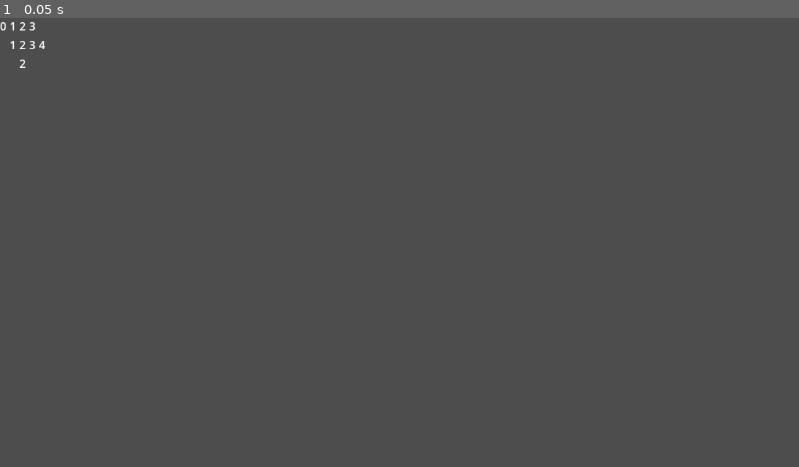
Above: before the commit, frame 1.
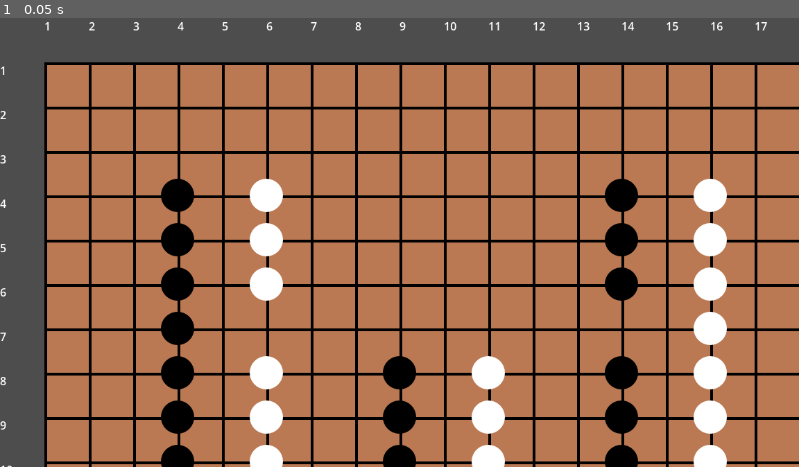
Above: after the commit, the same moment.

Repository: MichalHrbek/gdgo
Game: Godot game, scene res://scenes/main.tscn
The game is run twice, just before and just after one commit, with the same random seed, the same clock (stepped at 60 frames per second) and the same inputs. Before the commit the project starts from res://main.tscn.
Inputs:
- Up to frame 1 (0.05 s): no input

The runs differ from the first frame. In frame 1, 86% of the frame differs, in the area x 0-100%, y 0-100%.

Commit message:
Added basic UI

Diff:
--- /dev/null
+++ b/assets/board_grid.svg
@@ -0,0 +1,5 @@
+<svg xmlns="http://www.w3.org/2000/svg" width="64" height="64" viewBox="0 0 64 64" fill="none">
+  <line x1="2" y1="0" x2="2" y2="64" stroke="black" stroke-width="4" />
+
+  <line x1="0" y1="2" x2="64" y2="2" stroke="black" stroke-width="4" />
+</svg>
--- a/main.tscn
+++ /dev/null
@@ -1,20 +0,0 @@
-[gd_scene format=3 uid="uid://bcxwy2weokxef"]
-
-[ext_resource type="Script" uid="uid://dlpfgk8x0nyla" path="res://scripts/sgf/sgf.gd" id="1_ig7tw"]
-[ext_resource type="Script" uid="uid://cftxeap8dnx5r" path="res://scripts/sgf/sgf_tree_vis.gd" id="2_0xm2m"]
-
-[node name="Node2D" type="Node2D" unique_id=1049589408]
-
-[node name="Node" type="Node" parent="." unique_id=1646888487]
-script = ExtResource("1_ig7tw")
-
-[node name="CanvasLayer" type="CanvasLayer" parent="." unique_id=816240048]
-
-[node name="SgfTreeVis" type="GridContainer" parent="CanvasLayer" unique_id=924592565]
-anchors_preset = 15
-anchor_right = 1.0
-anchor_bottom = 1.0
-grow_horizontal = 2
-grow_vertical = 2
-size_flags_horizontal = 3
-script = ExtResource("2_0xm2m")
--- /dev/null
+++ b/scenes/board_piece.tscn
@@ -0,0 +1,45 @@
+[gd_scene format=3 uid="uid://bt7eoyoj6yo3e"]
+
+[ext_resource type="Script" uid="uid://c6lui3xkwn8j" path="res://scripts/go/ui/board_piece.gd" id="1_kovof"]
+[ext_resource type="Texture2D" uid="uid://dj6dm1nhvvsii" path="res://assets/board_grid.svg" id="1_wmxh2"]
+[ext_resource type="Texture2D" uid="uid://fq2hhuxbx540" path="res://assets/stone_black.svg" id="2_kovof"]
+[ext_resource type="Texture2D" uid="uid://b2x8jeis2ij54" path="res://assets/stone_white.svg" id="3_my1nj"]
+
+[node name="BoardPiece" type="Control" unique_id=509857418 node_paths=PackedStringArray("black_stone", "white_stone")]
+layout_mode = 3
+anchors_preset = 0
+offset_right = 64.0
+offset_bottom = 64.0
+script = ExtResource("1_kovof")
+black_stone = NodePath("StoneBlack")
+white_stone = NodePath("StoneWhite")
+
+[node name="Wood" type="ColorRect" parent="." unique_id=1202563979]
+layout_mode = 0
+offset_right = 64.0
+offset_bottom = 64.0
+color = Color(0.7294118, 0.4745098, 0.32156864, 1)
+
+[node name="Grid" type="TextureRect" parent="." unique_id=1384600404]
+layout_mode = 0
+offset_right = 64.0
+offset_bottom = 64.0
+texture = ExtResource("1_wmxh2")
+
+[node name="StoneWhite" type="TextureRect" parent="." unique_id=1290633242]
+visible = false
+layout_mode = 0
+offset_left = -32.0
+offset_top = -32.0
+offset_right = 32.0
+offset_bottom = 32.0
+texture = ExtResource("3_my1nj")
+
+[node name="StoneBlack" type="TextureRect" parent="." unique_id=151266631]
+visible = false
+layout_mode = 0
+offset_left = -32.0
+offset_top = -32.0
+offset_right = 32.0
+offset_bottom = 32.0
+texture = ExtResource("2_kovof")
--- /dev/null
+++ b/scenes/main.tscn
@@ -0,0 +1,30 @@
+[gd_scene format=3 uid="uid://bcxwy2weokxef"]
+
+[ext_resource type="Script" uid="uid://dlpfgk8x0nyla" path="res://scripts/sgf/sgf.gd" id="1_jyhfs"]
+[ext_resource type="Script" uid="uid://d4bwd2p4ppo3l" path="res://scripts/go/ui/board.gd" id="2_tbgi4"]
+[ext_resource type="Script" uid="uid://cftxeap8dnx5r" path="res://scripts/sgf/sgf_tree_vis.gd" id="3_tefeu"]
+
+[node name="Node2D" type="Node2D" unique_id=1049589408]
+
+[node name="Node" type="Node" parent="." unique_id=1646888487]
+script = ExtResource("1_jyhfs")
+
+[node name="CanvasLayer" type="CanvasLayer" parent="." unique_id=816240048]
+
+[node name="GameBoard" type="GridContainer" parent="CanvasLayer" unique_id=1065108175]
+offset_right = 40.0
+offset_bottom = 40.0
+theme_override_constants/h_separation = 0
+theme_override_constants/v_separation = 0
+script = ExtResource("2_tbgi4")
+
+[node name="SgfTreeVis" type="GridContainer" parent="CanvasLayer" unique_id=924592565 node_paths=PackedStringArray("board")]
+visible = false
+anchors_preset = 15
+anchor_right = 1.0
+anchor_bottom = 1.0
+grow_horizontal = 2
+grow_vertical = 2
+size_flags_horizontal = 3
+script = ExtResource("3_tefeu")
+board = NodePath("../GameBoard")
--- /dev/null
+++ b/scripts/go/arrow.gd
@@ -0,0 +1,5 @@
+class_name Arrow
+extends RefCounted
+
+var start: Vector2i
+var end: Vector2i
--- /dev/null
+++ b/scripts/go/game_state.gd
@@ -0,0 +1,58 @@
+class_name GameState
+extends RefCounted
+
+const WHITE = Stone.StoneColor.WHITE
+const BLACK = Stone.StoneColor.BLACK
+
+var board_size: Vector2i = Vector2i(19,19)
+var stones: Dictionary[Vector2i, Stone] = {}
+var to_play: Stone.StoneColor = BLACK
+var comment := ""
+
+var arrows: Array[Arrow] = []
+var lines: Array[Line] = []
+
+func get_stone(pos: Vector2i) -> Stone:
+	if not pos in stones:
+		stones[pos] = Stone.new()
+	return stones[pos]
+
+static func from_sgf(node: SGF.SgfNode) -> GameState:
+	var s = GameState.new()
+	var tree = node.build_tree()
+
+	for n in tree:
+		for p in n.properties:
+			var value = n.properties[p]
+			match p:
+				"B":
+					assert(value is SgfTypes.SgfPoint)
+					s.get_stone(value.to_ivec()).color = BLACK
+					s.to_play = WHITE
+				"W":
+					assert(value is SgfTypes.SgfPoint)
+					s.get_stone(value.to_ivec()).color = Stone.StoneColor.WHITE
+					s.to_play = BLACK
+				"AB":
+					assert(value is SgfTypes.SgfPointList)
+					for i in value.points:
+						s.get_stone(i).color = BLACK
+				"AW":
+					assert(value is SgfTypes.SgfPointList)
+					for i in value.points:
+						s.get_stone(i).color = WHITE
+				"SZ":
+					assert(value is SgfTypes.SgfCompose)
+					assert(value.left_value is SgfTypes.SgfNumber)
+					if value.right_value:
+						assert(value.right_value is SgfTypes.SgfNumber)
+						s.board_size = Vector2i(value.left_value.value, value.right_value.value)
+					else:
+						s.board_size = Vector2i(value.left_value.value, value.left_value.value)
+
+	for p in node.properties:
+		var value = node.properties[p]
+		match p:
+			"C":
+				s.comment = value.value
+	return s
--- /dev/null
+++ b/scripts/go/line.gd
@@ -0,0 +1,5 @@
+class_name Line
+extends RefCounted
+
+var start: Vector2i
+var end: Vector2i
--- /dev/null
+++ b/scripts/go/stone.gd
@@ -0,0 +1,21 @@
+class_name Stone
+extends RefCounted
+
+var color: StoneColor = StoneColor.NONE
+var markup: StoneMarkup = StoneMarkup.NONE
+var dim: bool = false
+
+enum StoneColor {
+	NONE,
+	WHITE,
+	BLACK,
+}
+
+enum StoneMarkup {
+	NONE,
+	CIRCLE,
+	CROSS,
+	SELECTED,
+	SQUARE,
+	TRIANGLE,
+}
--- /dev/null
+++ b/scripts/go/ui/board.gd
@@ -0,0 +1,40 @@
+class_name Board
+extends GridContainer
+
+var control_grid: Dictionary[Vector2i, Control] = {}
+var rows := 0
+
+const board_piece_scene: PackedScene = preload("res://scenes/board_piece.tscn")
+
+func create(state: GameState) -> void:
+	columns = state.board_size.x+1
+	rows = state.board_size.y+1
+
+	print(state.comment)
+
+	for y in range(rows):
+		for x in range(columns):
+			var pos := Vector2i(x,y)
+			var c := Control.new()
+			c.custom_minimum_size = Vector2(64, 64)
+			control_grid[pos] = c
+			add_child(c)
+
+	for i in range(state.board_size.y):
+		var label := Label.new()
+		label.text = str(i+1)
+		control_grid[Vector2i(0,i+1)].add_child(label)
+
+	for i in range(state.board_size.x):
+		var label := Label.new()
+		label.text = str(i+1)
+		control_grid[Vector2i(i+1,0)].add_child(label)
+
+	for y in range(state.board_size.y):
+		for x in range(state.board_size.x):
+			var pos := Vector2i(x,y) + Vector2i.ONE
+
+			var piece: BoardPiece = board_piece_scene.instantiate()
+			piece.update(state.get_stone(pos))
+
+			control_grid[pos].add_child(piece)
--- /dev/null
+++ b/scripts/go/ui/board_piece.gd
@@ -0,0 +1,19 @@
+class_name BoardPiece
+extends Control
+
+var star := false
+@export var black_stone: Control
+@export var white_stone: Control
+
+func update(stone: Stone) -> void:
+	if stone.color == Stone.StoneColor.WHITE:
+		#print("WHITE")
+		white_stone.show()
+		black_stone.hide()
+	elif stone.color == Stone.StoneColor.BLACK:
+		#print("BLACK")
+		white_stone.hide()
+		black_stone.show()
+	else:
+		white_stone.hide()
+		black_stone.hide()
--- a/scripts/sgf/sgf.gd
+++ b/scripts/sgf/sgf.gd
@@ -18,6 +18,16 @@
 			properties[key] = SgfTypes.PROP_TYPES[key].call(values)
 		elif LOG_LEVEL > 0:
 			print("Unknown property: ", key, values)
+
+	func build_tree() -> Array[SgfNode]:
+		var tree: Array[SgfNode] = [self]
+		var top: SgfNode = self
+		while top.parent != null:
+			top = top.parent
+			tree.append(top)
+
+		tree.reverse()
+		return tree
 
 class SgfFile:
 	const WHITESPACE = " \n\r\t"
--- a/scripts/sgf/sgf_tree_vis.gd
+++ b/scripts/sgf/sgf_tree_vis.gd
@@ -1,4 +1,6 @@
 extends GridContainer
+
+@export var board: Board
 
 var root: SGF.SgfNode
 
@@ -9,14 +11,16 @@
 
 func _ready() -> void:
 	#var s := SGF.SgfFile.new("(;FF[4]GM[1]SZ[19];B[aa];W[bb];B[cc];W[dd];B[ad];W[bd])")
-	#var s := SGF.SgfFile.new(FileAccess.open("res://examples/ff4_ex.sgf.txt", FileAccess.READ).get_as_text())
-	var s := SGF.SgfFile.new(FileAccess.open("res://examples/tree.sgf.txt", FileAccess.READ).get_as_text())
+	var s := SGF.SgfFile.new(FileAccess.open("res://examples/ff4_ex.sgf.txt", FileAccess.READ).get_as_text())
+	#var s := SGF.SgfFile.new(FileAccess.open("res://examples/tree.sgf.txt", FileAccess.READ).get_as_text())
 	s.parse()
 	print(s.roots)
 	print(len(s.roots))
 	root = s.roots[0]
 	walk(root, 0, 0, 0)
 	vis()
+	print(by_id[18].properties)
+	board.create(GameState.from_sgf(by_id[19]))
 
 func walk(node: SGF.SgfNode, x: int, y: int, index: int) -> int:
 	by_id[index] = node
@@ -24,7 +28,6 @@
 	by_pos[Vector2i(x,y)] = node
 	pos_by[node] = Vector2i(x,y)
 	for i in range(len(node.children)):
-		print(index)
 		index = walk(node.children[i], x+1, y+i, index+1)
 	return index
 
--- a/scripts/sgf/sgf_types.gd
+++ b/scripts/sgf/sgf_types.gd
@@ -1,86 +1,92 @@
 class_name SgfTypes
 
 static var PROP_TYPES: Dictionary[String, Callable] = {
-# Move props
-	"B": SgfPoint.new,
-	"KO": SgfNone.new, # NOTE: KO is in the FF[4] docs but KM is in the example and on wikipedia
-	"KM": SgfNone.new,
-	"MN": SgfNumber.new,
-	"W": SgfPoint.new,
+	# Move props
+	"B": SgfPoint.new,                      # Black move
+	"KO": SgfNone.new,                      # Execute move even if illegal (e.g., Ko violation)
+	"MN": SgfNumber.new,                    # Set move number
+	"W": SgfPoint.new,                      # White move
 
 	# Setup props
-	"AB": SgfPointList.new,
-	"AE": SgfPointList.new,
-	"AW": SgfPointList.new,
-	"PL": SgfColor.new,
+	"AB": SgfPointList.new,                 # Add Black stones
+	"AE": SgfPointList.new,                 # Add Empty (clear points)
+	"AW": SgfPointList.new,                 # Add White stones
+	"PL": SgfColor.new,                     # Player whose turn it is to play
 
 	# Node annotation props
-	"C": SgfText.new,
-	"DM": SgfDouble.new,
-	"GB": SgfDouble.new,
-	"GW": SgfDouble.new,
-	"HO": SgfDouble.new,
-	"N": SgfText.new,
-	"UC": SgfDouble.new,
-	"V": SgfReal.new,
+	"C": SgfText.new,                       # Comment text
+	"DM": SgfDouble.new,                    # Position is even (even result for both)
+	"GB": SgfDouble.new,                    # Good for Black
+	"GW": SgfDouble.new,                    # Good for White
+	"HO": SgfDouble.new,                    # Hotspot (interesting/decisive position)
+	"N": SgfText.new,                       # Node name
+	"UC": SgfDouble.new,                    # Position is unclear
+	"V": SgfReal.new,                       # Node value (estimated score; positive for B, negative for W)
 
 	# Move annotation props
-	"BM": SgfDouble.new,
-	"DO": SgfNone.new,
-	"IT": SgfNone.new,
-	"TE": SgfDouble.new,
+	"BM": SgfDouble.new,                    # Bad move
+	"DO": SgfNone.new,                      # Doubtful move
+	"IT": SgfNone.new,                      # Interesting move
+	"TE": SgfDouble.new,                    # Tesuji (good move)
 
 	# Markup props
-	"AR": SgfList.new.bind(SgfCompose.new.bind(SgfPoint.new, SgfPoint.new)),
-	"CR": SgfPointList.new,
-	"DD": SgfPointList.new.bind(true),
-	"LB": SgfList.new.bind(SgfCompose.new.bind(SgfPoint.new, SgfText.new)),
-	"LN": SgfList.new.bind(SgfCompose.new.bind(SgfPoint.new, SgfPoint.new)),
-	"MA": SgfPointList.new,
-	"SQ": SgfPointList.new,
-	"TR": SgfPointList.new, # NOTE: TW, TB
+	"AR": SgfList.new.bind(SgfCompose.new.bind(SgfPoint.new, SgfPoint.new)), # Draw arrow
+	"CR": SgfPointList.new,                 # Circle markup
+	"DD": SgfPointList.new.bind(true),      # Dim/grey out points
+	"LB": SgfList.new.bind(SgfCompose.new.bind(SgfPoint.new, SgfText.new)),  # Text label on board
+	"LN": SgfList.new.bind(SgfCompose.new.bind(SgfPoint.new, SgfPoint.new)), # Draw line
+	"MA": SgfPointList.new,                 # Mark with 'X'
+	"SL": SgfPointList.new,                 # Selected points
+	"SQ": SgfPointList.new,                 # Square markup
+	"TR": SgfPointList.new,                 # Triangle markup
 
 	# Root props
-	"AP": SgfCompose.new.bind(SgfText.new, SgfText.new),
-	"CA": SgfText.new,
-	"FF": SgfNumber.new,
-	"GM": SgfNumber.new,
-	"ST": SgfNumber.new,
-	"SZ": SgfCompose.new.bind(SgfNumber.new, SgfNumber.new),
+	"AP": SgfCompose.new.bind(SgfText.new, SgfText.new), # Application name and version
+	"CA": SgfText.new,                      # Charset/encoding used for text
+	"FF": SgfNumber.new,                    # File format version
+	"GM": SgfNumber.new,                    # Game type (e.g., 1 = Go, 2 = Othello, 3 = Chess)
+	"ST": SgfNumber.new,                    # Style of variation display
+	"SZ": SgfCompose.new.bind(SgfNumber.new, SgfNumber.new), # Board size
 
 	# Game info props
-	"AN": SgfText.new,
-	"BR": SgfText.new,
-	"BT": SgfText.new,
-	"CP": SgfText.new,
-	"DT": SgfText.new,
-	"EV": SgfText.new,
-	"GC": SgfText.new,
-	"GN": SgfText.new,
-	"ON": SgfText.new,
-	"OT": SgfText.new,
-	"PB": SgfText.new,
-	"PC": SgfText.new,
-	"PW": SgfText.new,
-	"RE": SgfText.new,
-	"RO": SgfText.new,
-	"RU": SgfText.new,
-	"SO": SgfText.new,
-	"TM": SgfReal.new,
-	"US": SgfText.new,
-	"WR": SgfText.new,
-	"WT": SgfText.new,
+	"AN": SgfText.new,                      # Name of person who annotated the game
+	"BR": SgfText.new,                      # Black rank
+	"BT": SgfText.new,                      # Black team name
+	"CP": SgfText.new,                      # Copyright info
+	"DT": SgfText.new,                      # Date when game was played
+	"EV": SgfText.new,                      # Event/tournament name
+	"GC": SgfText.new,                      # Game commentary/background summary
+	"GN": SgfText.new,                      # Game name
+	"ON": SgfText.new,                      # Opening info (e.g., fuseki pattern)
+	"OT": SgfText.new,                      # Overtime (byo-yomi) method description
+	"PB": SgfText.new,                      # Player Black name
+	"PC": SgfText.new,                      # Place where game was played
+	"PW": SgfText.new,                      # Player White name
+	"RE": SgfText.new,                      # Result of the game
+	"RO": SgfText.new,                      # Round number and type
+	"RU": SgfText.new,                      # Ruleset name (e.g., Japanese, AGA)
+	"SO": SgfText.new,                      # Source of the game record (e.g., book, journal)
+	"TM": SgfReal.new,                      # Time limit in seconds
+	"US": SgfText.new,                      # User/program name that entered the game record
+	"WR": SgfText.new,                      # White rank
+	"WT": SgfText.new,                      # White team name
 
 	# Timing props
-	"BL": SgfReal.new,
-	"OB": SgfNumber.new,
-	"OW": SgfNumber.new,
-	"WL": SgfReal.new,
+	"BL": SgfReal.new,                      # Black time left (seconds)
+	"OB": SgfNumber.new,                    # Overtime stones left to play for Black
+	"OW": SgfNumber.new,                    # Overtime stones left to play for White
+	"WL": SgfReal.new,                      # White time left (seconds)
 
 	# Misc props
-	"FG": SgfCompose.new.bind(SgfNumber.new, SgfText.new),
-	"PM": SgfNumber.new,
-	"VW": SgfPointList.new.bind(true),
+	"FG": SgfCompose.new.bind(SgfNumber.new, SgfText.new), # Figure property (for printing diagrams)
+	"PM": SgfNumber.new,                    # Print move numbers style
+	"VW": SgfPointList.new.bind(true),      # View only part of the board
+
+	# Go specific
+	"HA": SgfNumber.new,                    # Handicap
+	"KM": SgfReal.new,                      # Komi
+	"TB": SgfPointList.new.bind(true),      # Black territory
+	"TW": SgfPointList.new.bind(true),      # White territory
 }
 
 class SgfTypeBase:
@@ -145,6 +151,9 @@
 		if x and y:
 			return "[" + int_to_chr(x) + int_to_chr(y) + "]"
 		return "[]"
+
+	func to_ivec() -> Vector2i:
+		return Vector2i(x,y)
 
 class SgfPointList extends SgfTypeBase:
 	var points: Array[Vector2i] = []
@@ -235,8 +244,8 @@
 	return s.substr(1, s.length() - 2)
 
 class SgfCompose extends SgfTypeBase:
-	var left_value: Variant
-	var right_value: Variant
+	var left_value: Variant = null
+	var right_value: Variant = null
 
 	func _init(texts: Array[String], left_type: Callable, right_type: Callable) -> void:
 		assert(len(texts) == 1)
--- a/tree.gd
+++ /dev/null
@@ -1,11 +0,0 @@
-extends Tree
-
-
-func _ready():
-	var tree = self
-	var root = tree.create_item()
-	tree.hide_root = true
-	var child1 = tree.create_item(root)
-	var child2 = tree.create_item(root)
-	var subchild1 = tree.create_item(child1)
-	subchild1.set_text(0, "Subchild1")
Not shown, added: assets/board_grid.svg.import
Not shown, added: scripts/go/arrow.gd.uid
Not shown, added: scripts/go/game_state.gd.uid
Not shown, added: scripts/go/line.gd.uid
Not shown, added: scripts/go/stone.gd.uid
Not shown, added: scripts/go/ui/board.gd.uid
Not shown, added: scripts/go/ui/board_piece.gd.uid
Not shown, removed: tree.gd.uid
